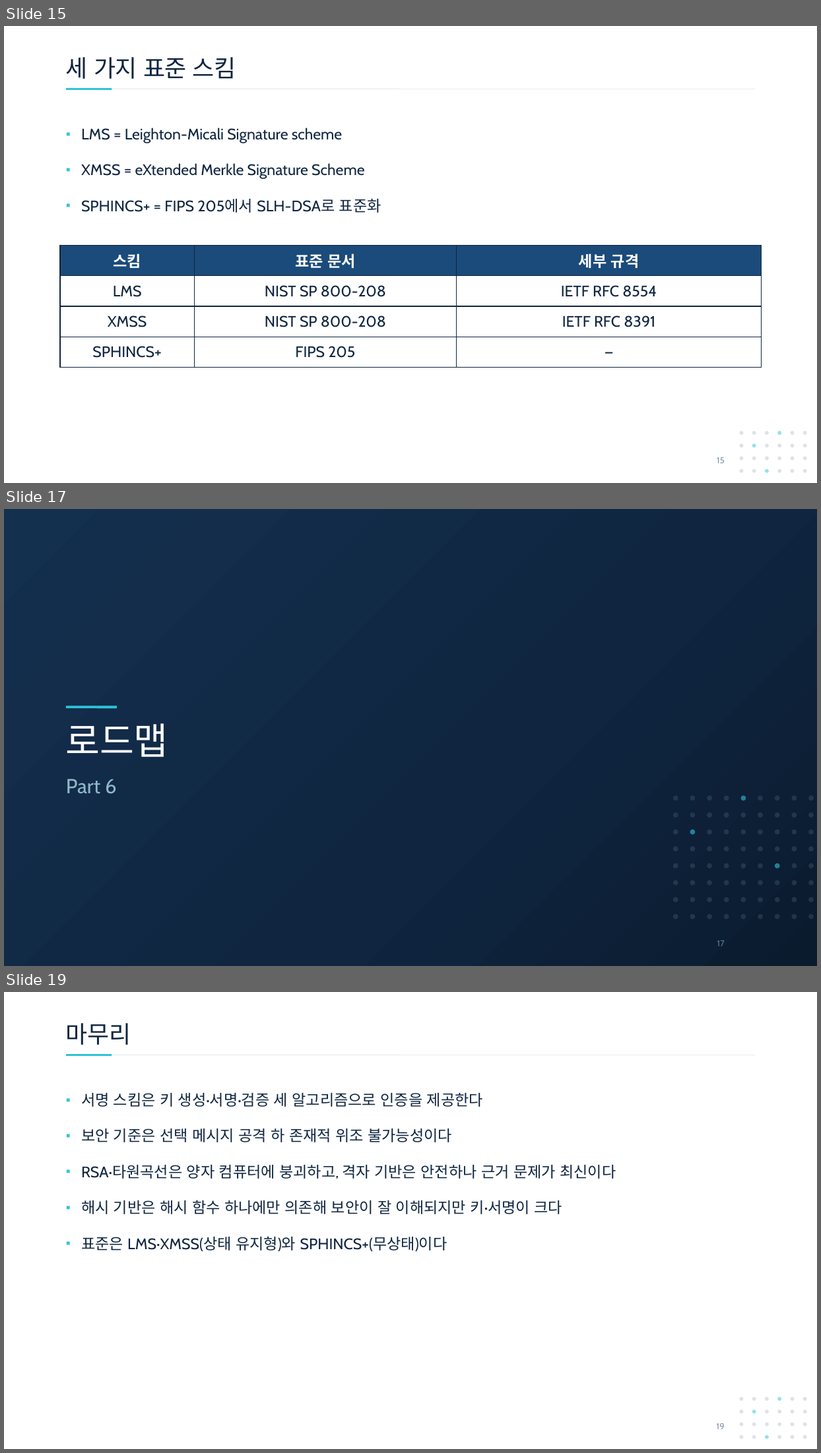
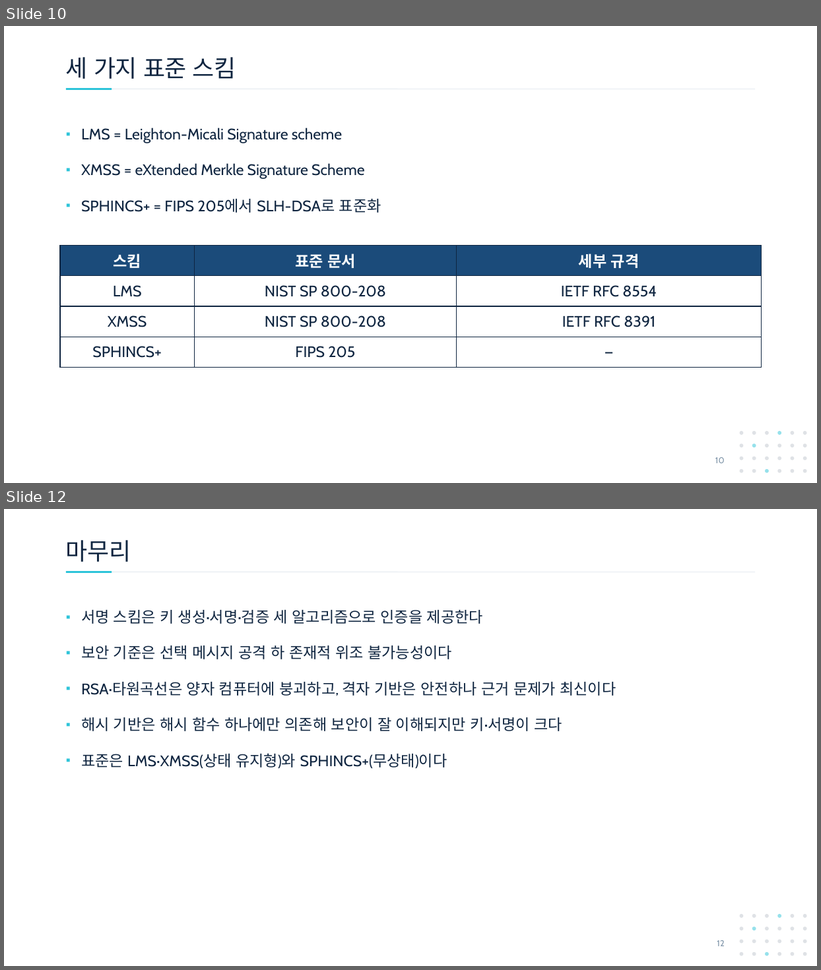
Before and after one commit to giyuubin/PQC, a slide deck: presentation/0903_14_Introduction-to-Hash-Based-Signatures.pptx. Shown one above the other, each under a label of ours: slides 15, 17 and 19 before the commit, slides 10 and 12 after it; the slides between them are not shown. The pictures are 821x1453 and 821x970 pixels, drawn with LibreOffice and Linux fonts; fonts in the diff are those of the drawing. Boxes give left, top, right and bottom in pixels: in the first picture for what was removed or moved away, otherwise in the second. Text is boxed around its words. In the diff, an @@ line names an element or a change of style, - is before the commit and + after.

```diff
--- a/presentation/0903_14_Introduction-to-Hash-Based-Signatures.pptx
+++ b/presentation/0903_14_Introduction-to-Hash-Based-Signatures.pptx
@@ slide 17 removed at (4,509,817,966), background #FFFFFF @@
@@ rectangle removed at (4,509,817,966) @@
@@ line removed from (66, 707) to (117, 707) @@
@@ title removed at (66,723,168,757) @@
-로드맵
@@ text removed at (66,779,117,794) @@
-Part 6
@@ group removed at (673,795,814,920): 72 ellipses @@
@@ page number removed at (717,941,725,947) @@
-17
@@ what was slide 15 is now slide 10 @@
@@ page number at (715,458,725,464): text changed @@
-15
+10
@@ what was slide 19 is now slide 12 @@
@@ page number at (717,941,724,947): text changed @@
-19
+12
```
Also in this commit, not shown: 5 slides changed, 6 other slides removed.
